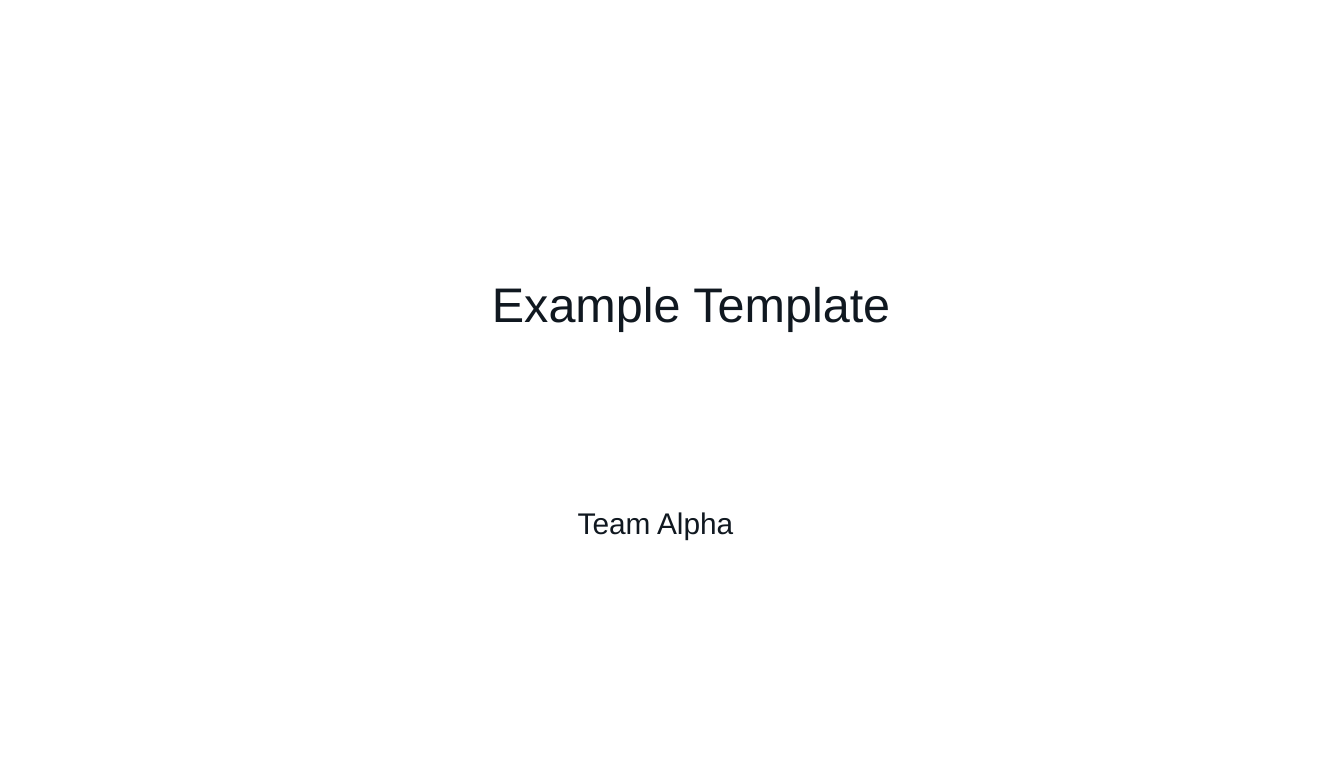
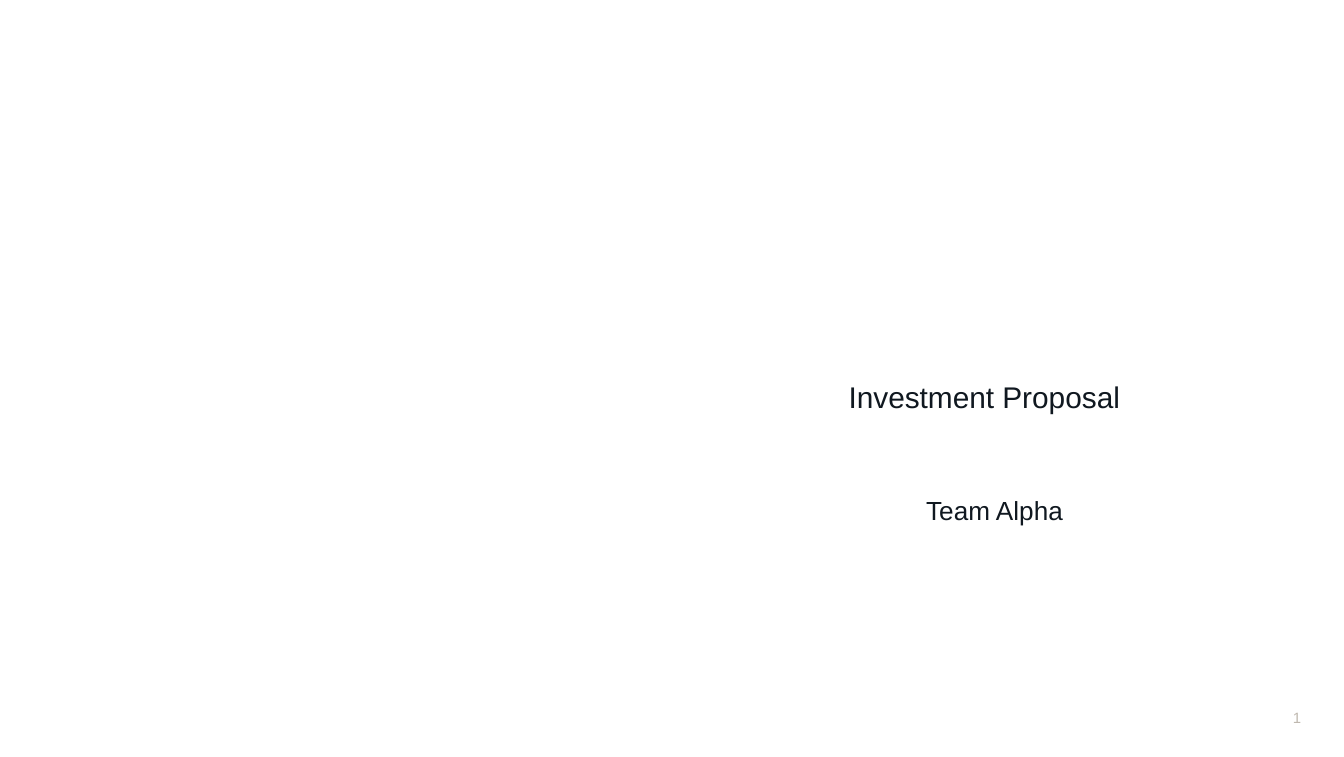
Before and after one commit to snehams-del/DQA-PPT-Generation, a slide deck: slide 1 of python/agents/brand-adherent-research-deck-agent/docs/Proposal_Template.pptx. Drawn at 1344x757 pixels with LibreOffice and Linux fonts; fonts in the diff are those of the drawing; background and template pictures are left out. Boxes give left, top, right and bottom in pixels: in the first picture for what was removed or moved away, otherwise in the second. Text is boxed around its words. In the diff, an @@ line names an element or a change of style, - is before the commit and + after.

```diff
--- a/python/agents/brand-adherent-research-deck-agent/docs/Proposal_Template.pptx
+++ b/python/agents/brand-adherent-research-deck-agent/docs/Proposal_Template.pptx
@@ title removed at <box>492,286,890,332</box> @@
-Example Template
@@ title added at <box>849,386,1120,413</box>, 16 pt, text #101820 @@
+Investment Proposal
@@ subtitle "Team Alpha": place and size @@
-subtitle "Team Alpha" at <box>578,512,733,540</box>
+subtitle "Team Alpha" at <box>926,501,1063,526</box>
@@ subtitle "Team Alpha" at <box>926,501,1063,526</box>: size 16 to 14 pt @@
@@ page number added at <box>1293,713,1301,723</box>, 8 pt, text #BFB8AF @@
+1
```
Also in this commit, not shown: 2 slides added, 1 slide removed, 53 other files.
